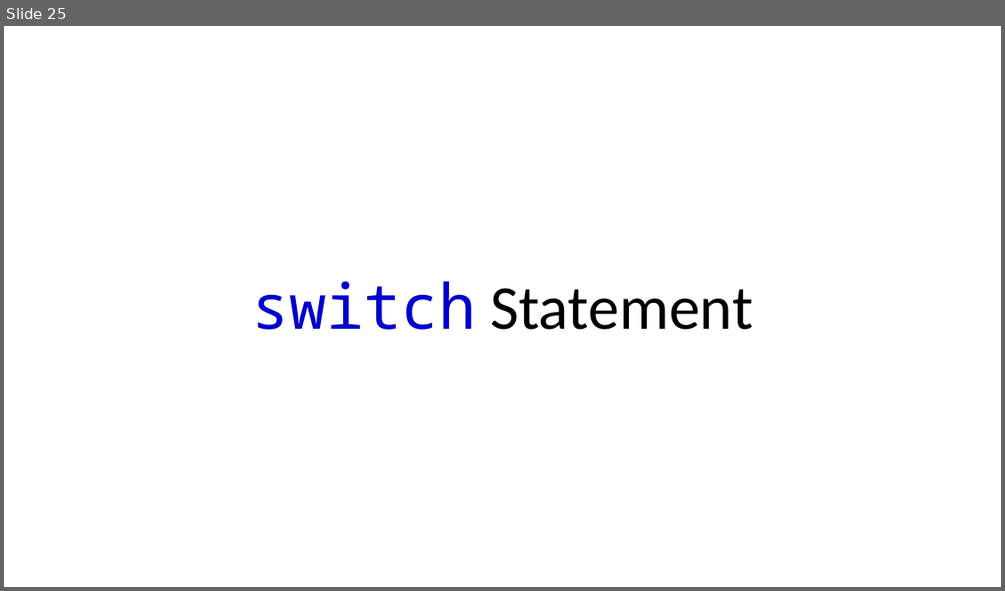
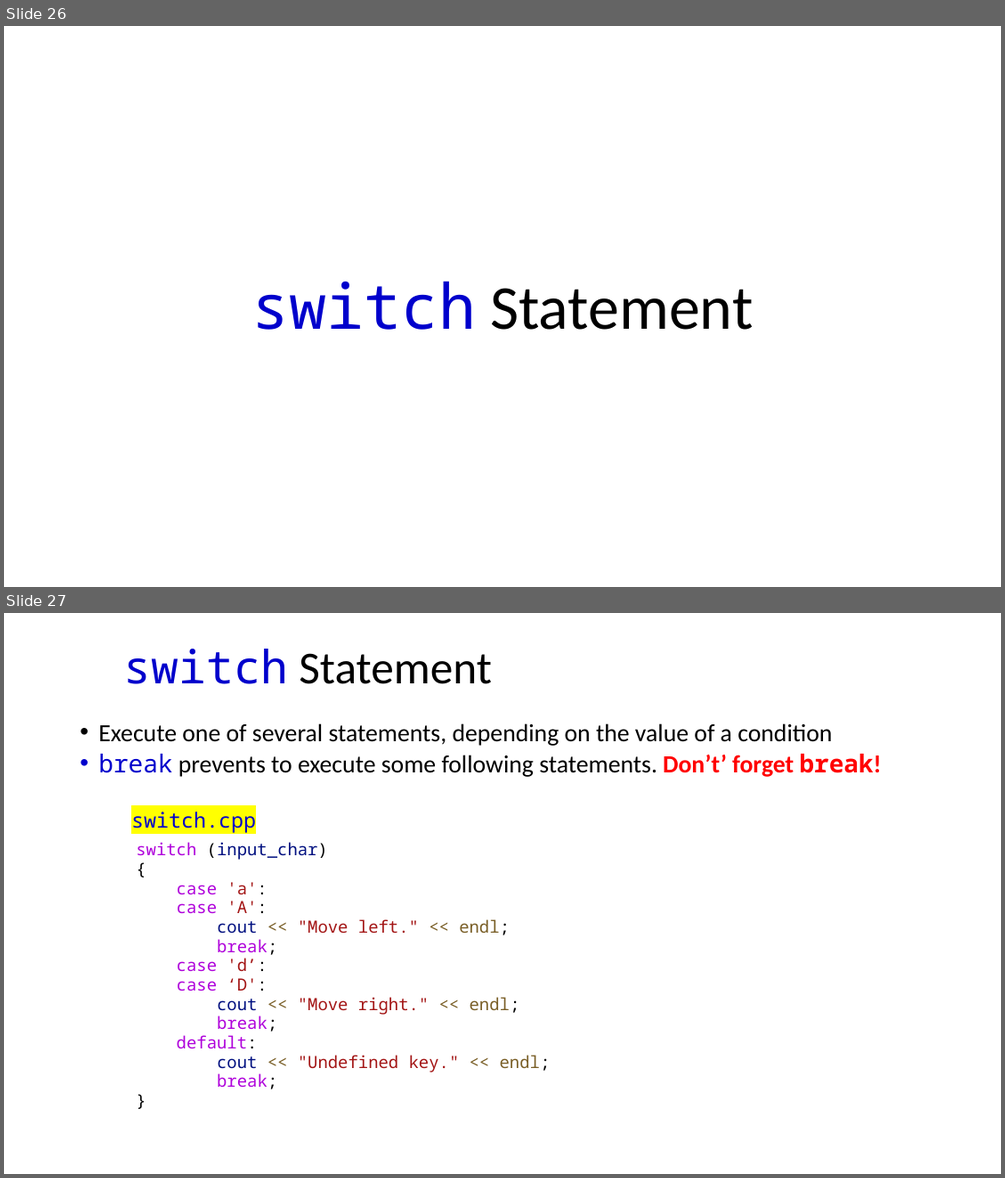
Before and after one commit to dayekuaipao/CPPLearning, a slide deck: week03/Lecture03.pptx. Shown one above the other, each under a label of ours: slide 25 before the commit, slides 26 and 27 after it. The pictures are 1005x591 and 1005x1178 pixels, drawn with LibreOffice and Linux fonts; fonts in the diff are those of the drawing; background and template pictures are left out. Boxes give left, top, right and bottom in pixels: in the first picture for what was removed or moved away, otherwise in the second. Text is boxed around its words. In the diff, an @@ line names an element or a change of style, - is before the commit and + after.

```diff
--- a/week03/Lecture03.pptx
+++ b/week03/Lecture03.pptx
@@ slide 27 added at <box>4,613,1001,1174</box>, background #FFFFFF @@
@@ title added at <box>124,649,492,684</box>, 44 pt, text #000000 @@
+switch Statement
@@ text added at <box>98,723,882,1089</box>, 16.1 pt, text #000000 @@
+• Execute one of several statements, depending on the value of a condition
+• break prevents to execute some following statements. Don’t’ forget break!
+  switch (input_char)
+  {
+  case 'a':
+  case 'A':
+  cout << "Move left." << endl;
+  break;
+  case 'd’:
+  case ‘D':
+  cout << "Move right." << endl;
+  break;
+  default:
+  cout << "Undefined key." << endl;
+  break;
+  }
@@ rectangle added at <box>124,803,265,835</box>, fill #FFFFFF, 20 pt, text #0000CC @@
+switch.cpp
@@ what was slide 25 is now slide 26 @@
```
Also in this commit, not shown: 2 slides changed, 2 other slides added, 5 other files.
